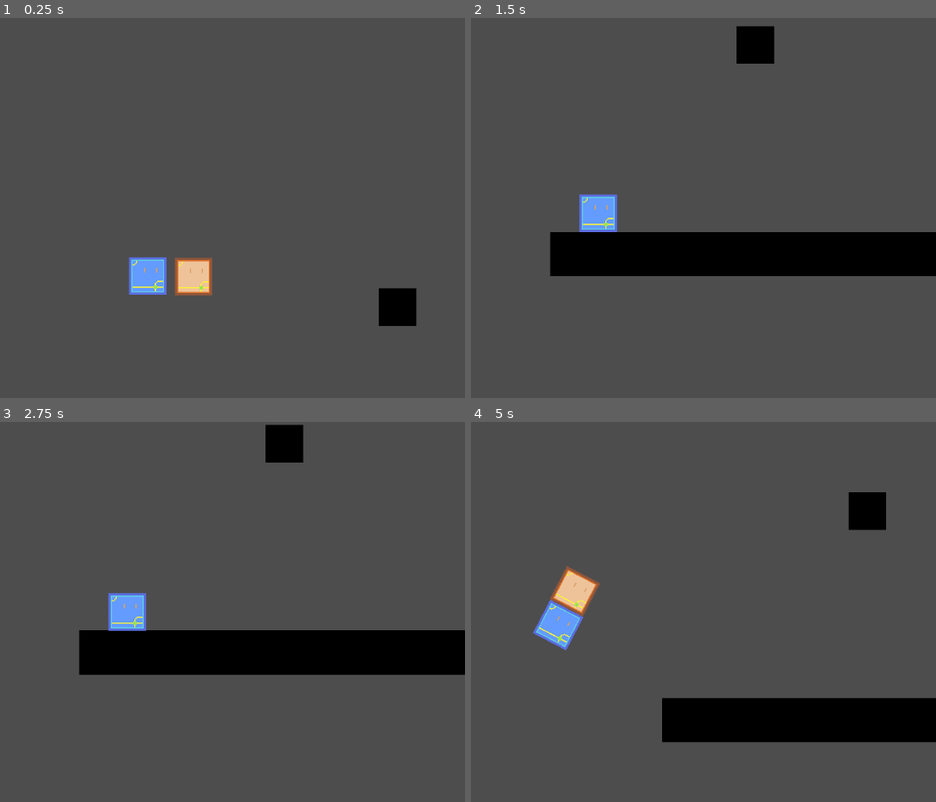
Above: before the commit, frames 1-4 (two rows, left to right).
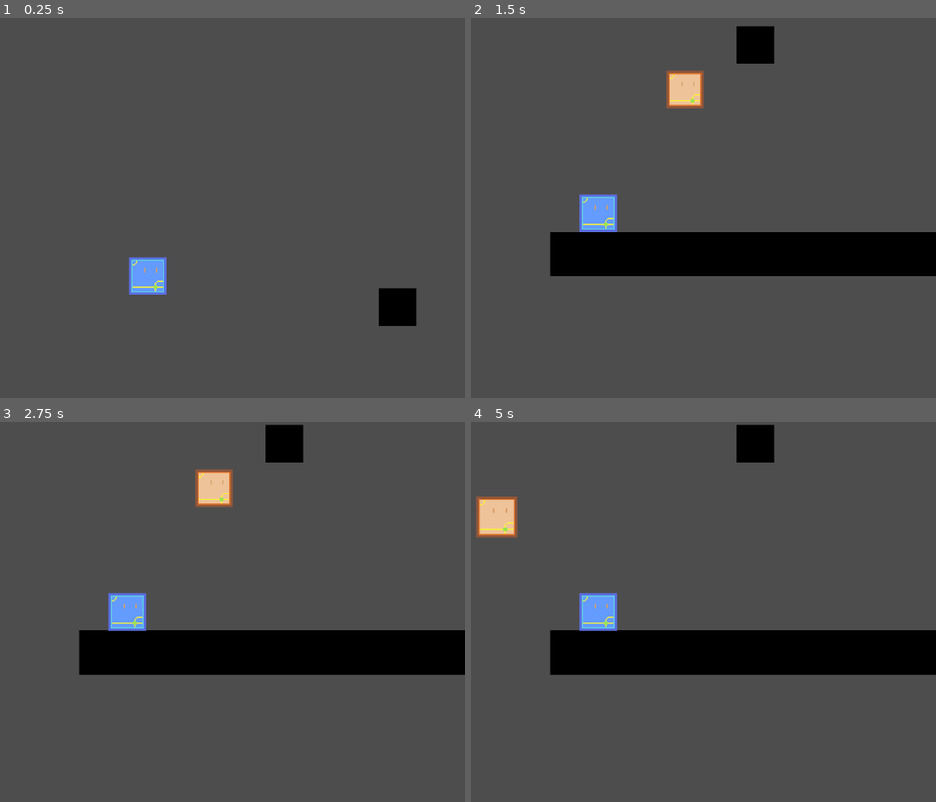
Above: after the commit, the same moments.

Repository: jeffrey-22/cissa-game-jam
Game: Godot game, scene res://scene/level/level.tscn
The game is run twice, just before and just after one commit, with the same random seed, the same clock (stepped at 60 frames per second) and the same inputs.
Inputs (mouse positions are in pixels of both pictures, inside the frame that each line leads up to):
- Up to frame 1 (0.25 s): no input
- Up to frame 2 (1.5 s): drag from (605, 295) to (647, 185) at 0.52 s; drag from (outside the picture) to (564, 284) at 1.27 s
- Up to frame 3 (2.75 s): move the mouse to (195, 528) at 2.02 s; click (195, 528) at 2.17 s
- Up to frame 4 (5 s): tap Enter at 2.75 s; drag from (564, 688) to (outside the picture) at 2.77 s; tap Space at 3.5 s; move the mouse to (801, 669) at 3.52 s; click (801, 669) at 3.67 s; tap 1 (debug_1) at 4.15 s; drag from (596, 574) to (498, 517) at 4.27 s

The runs differ from the first frame. In frame 1, 0.8% of the frame differs, in the area x 37-46%, y 63-74%; in frame 2, 0.8%; in frame 3, 0.8%; in frame 4, 21%, in the area x 1-100%, y 0-85%.

Commit message:
detach & attach

Diff:
--- a/project.godot
+++ b/project.godot
@@ -46,6 +46,13 @@
 ]
 }
 
+[layer_names]
+
+2d_physics/layer_1="PlayerTile in placed state"
+2d_physics/layer_2="Static ground object like platforms"
+2d_physics/layer_3="PlayerTile in floating/dragging state"
+2d_physics/layer_4="Hint square"
+
 [rendering]
 
 textures/canvas_textures/default_texture_filter=0
--- /dev/null
+++ b/scene/player/hint_square.gd
@@ -0,0 +1,11 @@
+# HintSquare
+# Just for body entering signalling
+extends Area2D
+class_name HintSquare
+
+var local_body_position: Vector2i
+
+# Connected to body_entered
+# disallow spawning obstructed, so just destroys itself
+func _on_body_entered(_body: Node2D) -> void:
+	queue_free()
--- /dev/null
+++ b/scene/player/hint_square.tscn
@@ -0,0 +1,20 @@
+[gd_scene load_steps=4 format=3 uid="uid://bp2qh4wwn5hdv"]
+
+[ext_resource type="Texture2D" uid="uid://0621gvds6cji" path="res://asset/self_made/user_interface/light_blue_hint_square.png" id="1_41e67"]
+[ext_resource type="Script" path="res://scene/player/hint_square.gd" id="1_orbyw"]
+
+[sub_resource type="RectangleShape2D" id="RectangleShape2D_w7uwg"]
+size = Vector2(30, 30)
+
+[node name="HintSquare" type="Area2D"]
+collision_layer = 8
+collision_mask = 2
+script = ExtResource("1_orbyw")
+
+[node name="Sprite2D" type="Sprite2D" parent="."]
+texture = ExtResource("1_41e67")
+
+[node name="CollisionShape2D" type="CollisionShape2D" parent="."]
+shape = SubResource("RectangleShape2D_w7uwg")
+
+[connection signal="body_entered" from="." to="." method="_on_body_entered"]
--- a/scene/player/player.gd
+++ b/scene/player/player.gd
@@ -5,6 +5,13 @@
 
 # Some suitable amount of (half) distance between the two joints
 const JOINT_DISPARITY = 15
+
+# 1 space in local body position is equal to 32 px of real scale
+const LOCAL_COORDINATE_SCALE = 32
+
+# In pixels, the minimum distance from a hinting position to the actual position
+# for it to be considered "locked in"
+const MINIMUM_AUTOLOCK_DISTANCE = 30
 
 # Attach directions, to make it convenient for square tiles
 enum AttachDirection { UP, DOWN, LEFT, RIGHT }
@@ -103,7 +110,7 @@
 		for child_node in all_children_node:
 			if child_node is PlayerTile:
 				if child_node.is_physics_active():
-					child_node.local_body_position += local_body_position_difference
+					child_node.local_body_position -= local_body_position_difference
 		central_player_tile_node = new_central_player_tile_node
 
 # On child entering, connect the central tile signal if it is a PlayerTile
@@ -111,25 +118,13 @@
 	if node is PlayerTile:
 		node.promote_central_request.connect(_on_promote_central_request)
 		node.current_player_tile_detached.connect(_on_current_player_tile_detached)
+		node.flush_connections.connect(_on_flush_connections)
 
 # A PlayerTile receives a right click to request to become central
 func _on_promote_central_request(requester_player_tile_node: PlayerTile) -> void:
 	central_player_tile_node = requester_player_tile_node
 
-# Return the average position of all child PlayerTiles
-func get_average_position() -> Vector2:
-	var position_sum = Vector2.ZERO
-	var child_count = 0
-	var all_children_node = get_children(false)
-	for child_node in all_children_node:
-		if child_node is PlayerTile:
-			if child_node.is_physics_active():
-				position_sum += child_node.position
-				child_count += 1
-	return position_sum / child_count
-
-# Detect a node detached, detach others as a chain effect
-func _on_current_player_tile_detached(_detached_node: PlayerTile) -> void:
+func flush_all_connections_and_node_activities(exclude_staying_node: PlayerTile = null) -> void:
 	var all_children_node = get_children(false)
 	var is_node_staying = {}
 	for child_node in all_children_node:
@@ -140,7 +135,7 @@
 	for child_node in all_children_node:
 		if child_node is PlayerTile:
 			if child_node.is_physics_active():
-				if not(is_node_staying[child_node]):
+				if not(is_node_staying[child_node]) and child_node != exclude_staying_node:
 					child_node.detach_by_chain_effect()
 	var deleting_tile_connections = tile_connections.filter(
 		func(connection):
@@ -166,6 +161,26 @@
 			return true
 	)
 
+# A PlayerTile changes its physics and requests connections to be updated
+func _on_flush_connections(changed_player_tile_node: PlayerTile) -> void:
+	flush_all_connections_and_node_activities(changed_player_tile_node)
+
+# Return the average position of all child PlayerTiles
+func get_average_position() -> Vector2:
+	var position_sum = Vector2.ZERO
+	var child_count = 0
+	var all_children_node = get_children(false)
+	for child_node in all_children_node:
+		if child_node is PlayerTile:
+			if child_node.is_physics_active():
+				position_sum += child_node.position
+				child_count += 1
+	return position_sum / child_count
+
+# Detect a node detached, detach others as a chain effect
+func _on_current_player_tile_detached(detached_node: PlayerTile) -> void:
+	flush_all_connections_and_node_activities(detached_node)
+
 func dfs_label_as_staying(current_node: PlayerTile, is_node_staying: Dictionary) -> Dictionary:
 	is_node_staying[current_node] = true
 	for connection in tile_connections:
@@ -180,3 +195,93 @@
 func _physics_process(_delta: float) -> void:
 	if Input.is_action_just_pressed("debug_1"):
 		add_tile_connection($StartingPlayerTile, $PlayerTile2, AttachDirection.UP)
+	if Globals.is_mouse_dragging:
+		create_hint_squares()
+	else:
+		clear_hint_squares()
+
+@onready var hint_squares = $HintSquares
+
+# Have hint squares copy central position always
+func _process(_delta: float) -> void:
+	hint_squares.position = central_player_tile_node.position
+	hint_squares.rotation = central_player_tile_node.rotation
+
+# Clear dated hint squares
+func clear_hint_squares() -> void:
+	var dated_hint_sqaures = hint_squares.get_children(false)
+	for dated_hint_square in dated_hint_sqaures:
+		dated_hint_square.queue_free()
+
+# Create hint squares
+func create_hint_squares() -> void:
+	var occupied_coordinates = {}
+	var all_children_node = get_children(false)
+	for child_node in all_children_node:
+		if child_node is PlayerTile:
+			if child_node.is_physics_active():
+				occupied_coordinates[child_node.local_body_position] = true
+	# clear dated ones
+	clear_hint_squares()
+	# populate with new ones
+	for child_node in all_children_node:
+		if child_node is PlayerTile:
+			if child_node.is_physics_active():
+				for expand_direction in AttachDirection.values():
+					var new_local_body_position = child_node.local_body_position +\
+						get_corresponding_direction_vector(expand_direction)
+					if occupied_coordinates.get(new_local_body_position, false):
+						continue
+					occupied_coordinates[new_local_body_position] = true
+					attempt_to_create_hint_square_at(
+						new_local_body_position * LOCAL_COORDINATE_SCALE,
+						child_node.rotation,
+						new_local_body_position
+					)
+
+var hint_square_scene = preload("res://scene/player/hint_square.tscn")
+
+# Create a single hint square at position
+func attempt_to_create_hint_square_at(created_position, copy_rotation, copy_local_position):
+	var hint_square_instance: Node2D = hint_square_scene.instantiate()
+	hint_squares.add_child(hint_square_instance)
+	hint_square_instance.local_body_position = copy_local_position
+	hint_square_instance.position = created_position
+	hint_square_instance.rotate(copy_rotation)
+
+# Find nearest hint square. If no hint squares are available return null
+func find_nearest_hint_square(global_search_position) -> HintSquare:
+	create_hint_squares()
+	var all_hint_square = hint_squares.get_children()
+	var return_value = null
+	var closest_distance = 0
+	for hint_square in all_hint_square:
+		var distance_to_search_position = hint_square.global_position.distance_to(global_search_position)
+		if return_value == null:
+			closest_distance = distance_to_search_position
+			return_value = hint_square
+		elif distance_to_search_position < closest_distance:
+			closest_distance = distance_to_search_position
+			return_value = hint_square
+	# if found hint square is too far, discard it
+	if closest_distance > MINIMUM_AUTOLOCK_DISTANCE:
+		return_value = null
+	return return_value
+
+# Attach a new node
+func attach_new_node_by_local_position(new_player_tile_node, local_body_position) -> void:
+	new_player_tile_node.local_body_position = local_body_position
+	# find all main body children nodes that share an edge with this new tile
+	var all_children_node = get_children(false)
+	var local_body_position_to_player_tile_lookup = {}
+	for child_node in all_children_node:
+		if child_node is PlayerTile:
+			if child_node.is_physics_active():
+				local_body_position_to_player_tile_lookup[child_node.local_body_position] = child_node
+	for attaching_direction in AttachDirection.values():
+		var sourcing_direction = get_opposite_attach_direction(attaching_direction)
+		var sourcing_local_body_position = get_corresponding_direction_vector(sourcing_direction)
+		sourcing_local_body_position += local_body_position
+		var sourcing_player_tile_node = local_body_position_to_player_tile_lookup.get(sourcing_local_body_position, null)
+		if sourcing_player_tile_node != null:
+			add_tile_connection(sourcing_player_tile_node, new_player_tile_node, attaching_direction)
--- a/scene/player/player.tscn
+++ b/scene/player/player.tscn
@@ -8,12 +8,11 @@
 
 [node name="StartingPlayerTile" parent="." instance=ExtResource("2_3ac41")]
 position = Vector2(64, 144)
-half_side_length = null
 is_starting_tile = true
 
 [node name="PlayerTile2" parent="." instance=ExtResource("2_3ac41")]
-position = Vector2(103, 173)
-half_side_length = null
-is_starting_tile = null
+position = Vector2(138, 397)
+
+[node name="HintSquares" type="Node2D" parent="."]
 
 [connection signal="child_entered_tree" from="." to="." method="_on_child_entered_tree"]
--- a/scene/player/player_tile/player_tile.gd
+++ b/scene/player/player_tile/player_tile.gd
@@ -50,13 +50,18 @@
 func is_physics_active() -> bool:
 	return current_drag_state == DragState.NORMAL or current_drag_state == DragState.NORMAL_HOVER
 
+# To fix the joints still working when physics are disabled
+signal flush_connections(changed_player_tile_node: PlayerTile)
+
 func disable_physics() -> void:
 	freeze = true
 	collision_shape_node.disabled = true
+	flush_connections.emit(self)
 
 func enable_physics() -> void:
 	freeze = false
 	collision_shape_node.disabled = false
+	flush_connections.emit(self)
 
 func enter_new_drag_state(state: DragState) -> void:
 	match state:
@@ -86,6 +91,7 @@
 			animated_sprite_node.scale /= 1.1
 		DragState.DRAGGING:
 			enable_physics()
+			Globals.is_mouse_dragging = false
 		DragState.AFLOAT:
 			enable_physics()
 		DragState.AFLOAT_HOVER:
@@ -166,9 +172,14 @@
 		if event.button_index == MOUSE_BUTTON_LEFT and not(event.pressed):
 			match current_drag_state:
 				DragState.DRAGGING:
-					print("Drag cancel!")
-					# TODO: Handle here, to put state into normal or afloat
-					change_drag_state(DragState.NORMAL)
+					var player_node = Globals.player_node
+					var target_hint_square = player_node.find_nearest_hint_square(global_position)
+					# Failed to lock onto a square
+					if target_hint_square == null:
+						change_drag_state(DragState.AFLOAT)
+					else:
+						player_node.attach_new_node_by_local_position(self, target_hint_square.local_body_position)
+						change_drag_state(DragState.NORMAL)
 	if event is InputEventMouseMotion and current_drag_state == DragState.DRAGGING:
 		global_position = get_global_mouse_position() + drag_offset
 
@@ -203,3 +214,7 @@
 # Connected to MouseDetectArea2D
 func _on_mouse_detect_area_2d_mouse_exited() -> void:
 	is_mouse_hovering = false
+
+func _process(_delta: float) -> void:
+	if Input.is_action_just_pressed("debug_2"):
+		print(str(self) + " @ local " + str(local_body_position) + " @ state " + str(current_drag_state))
--- a/scene/player/player_tile/player_tile.tscn
+++ b/scene/player/player_tile/player_tile.tscn
@@ -33,8 +33,6 @@
 physics_material_override = SubResource("PhysicsMaterial_1vyo1")
 freeze = true
 script = ExtResource("1_i42h4")
-half_side_length = null
-is_starting_tile = null
 
 [node name="AnimatedSprite2D" type="AnimatedSprite2D" parent="."]
 z_index = 10
Binary file added: asset/self_made/user_interface/light_blue_hint_square.png
Not shown, added: asset/self_made/user_interface/light_blue_hint_square.png.import
Not shown, added: scene/player/hinBEAD.tmp
Not shown, added: scene/player/hinD841.tmp
